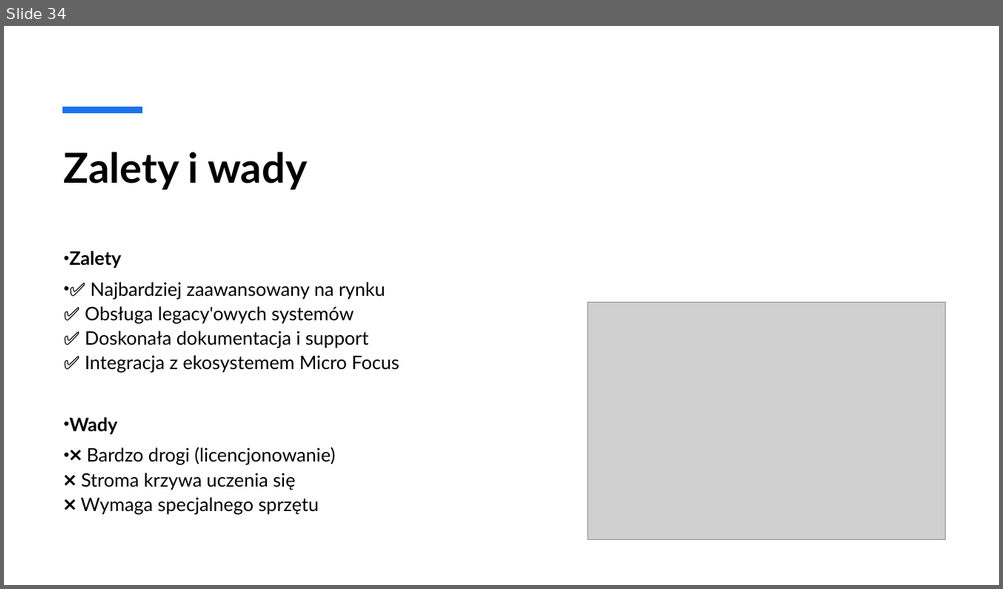
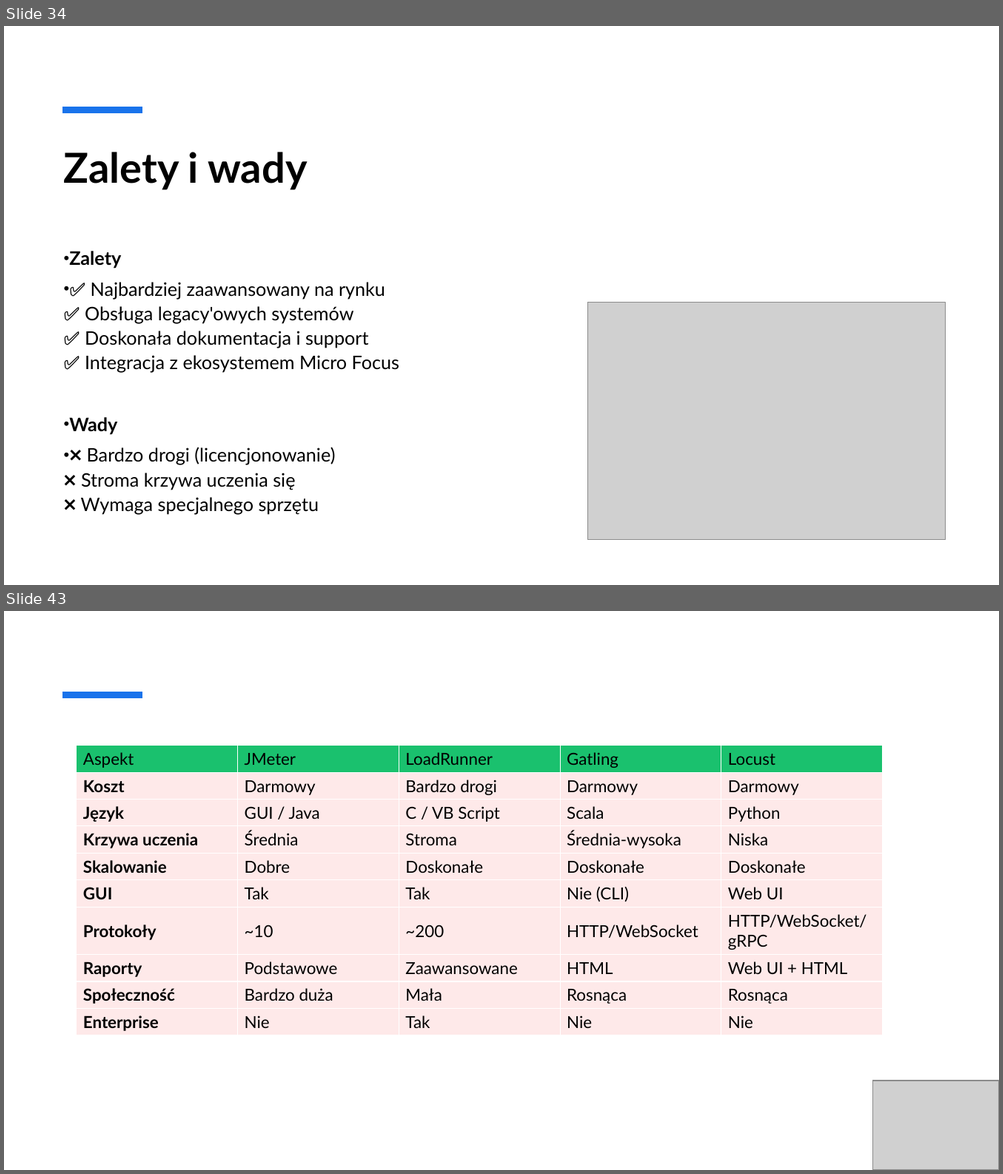
Before and after one commit to gajdaj2/performanceTesting, a slide deck: TestyWydajnosciowe.pptx. Shown one above the other, each under a label of ours: slide 34 before the commit, slides 34 and 43 after it; the slides between them are not shown. The pictures are 1003x589 and 1003x1174 pixels, drawn with LibreOffice and Linux fonts; fonts in the diff are those of the drawing; grey boxes stand for pictures. Boxes give left, top, right and bottom in pixels: in the first picture for what was removed or moved away, otherwise in the second. Text is boxed around its words. In the diff, an @@ line names an element or a change of style, - is before the commit and + after.

Commit message:
Locust ready

```diff
--- a/TestyWydajnosciowe.pptx
+++ b/TestyWydajnosciowe.pptx
@@ slide 43 added at bbox=[4, 611, 999, 1170], background #FFFFFF @@
@@ line added from (62, 695) to (142, 695), #1973EB 6 pt @@
@@ table added at bbox=[77, 745, 882, 1036], 10 rows, 5 columns @@
+Aspekt | JMeter | LoadRunner | Gatling | Locust
+Koszt | Darmowy | Bardzo drogi | Darmowy | Darmowy
+Język | GUI / Java | C / VB Script | Scala | Python
+Krzywa uczenia | Średnia | Stroma | Średnia-wysoka | Niska
+Skalowanie | Dobre | Doskonałe | Doskonałe | Doskonałe
+GUI | Tak | Tak | Nie (CLI) | Web UI
+Protokoły | ~10 | ~200 | HTTP/WebSocket | HTTP/WebSocket/gRPC
+Raporty | Podstawowe | Zaawansowane | HTML | Web UI + HTML
+Społeczność | Bardzo duża | Mała | Rosnąca | Rosnąca
+Enterprise | Nie | Tak | Nie | Nie
@@ picture added at bbox=[873, 1081, 999, 1170] @@
```
Also in this commit, not shown: 18 slides changed, 14 other slides added, 1 other file.
